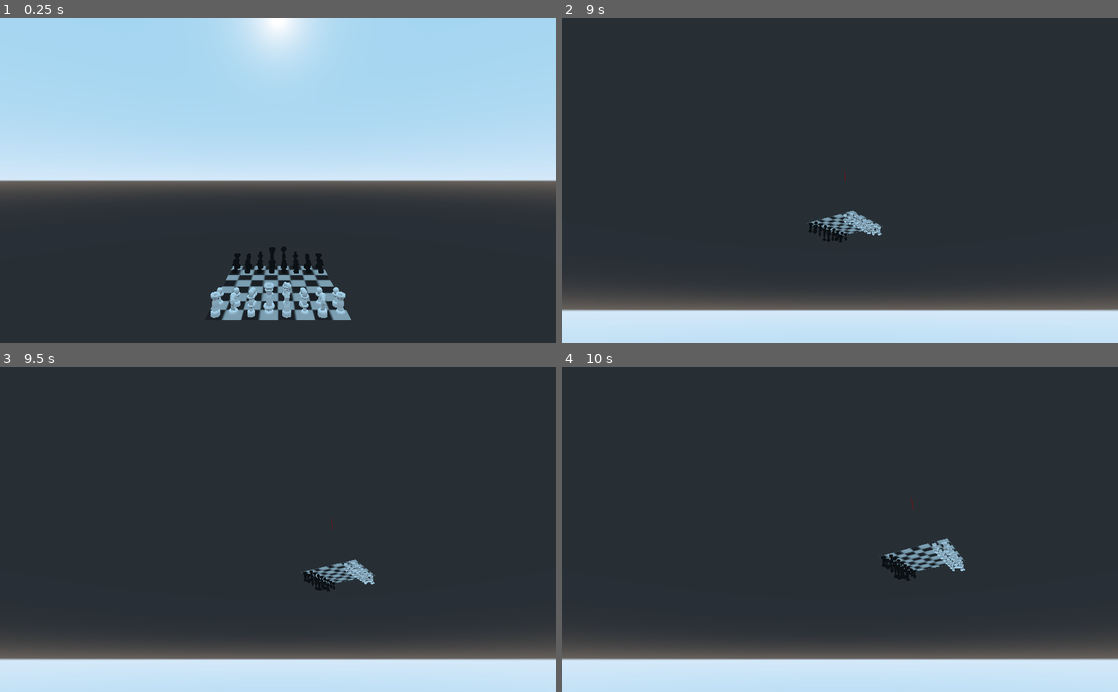
Above: before the commit, frames 1-4 (two rows, left to right).
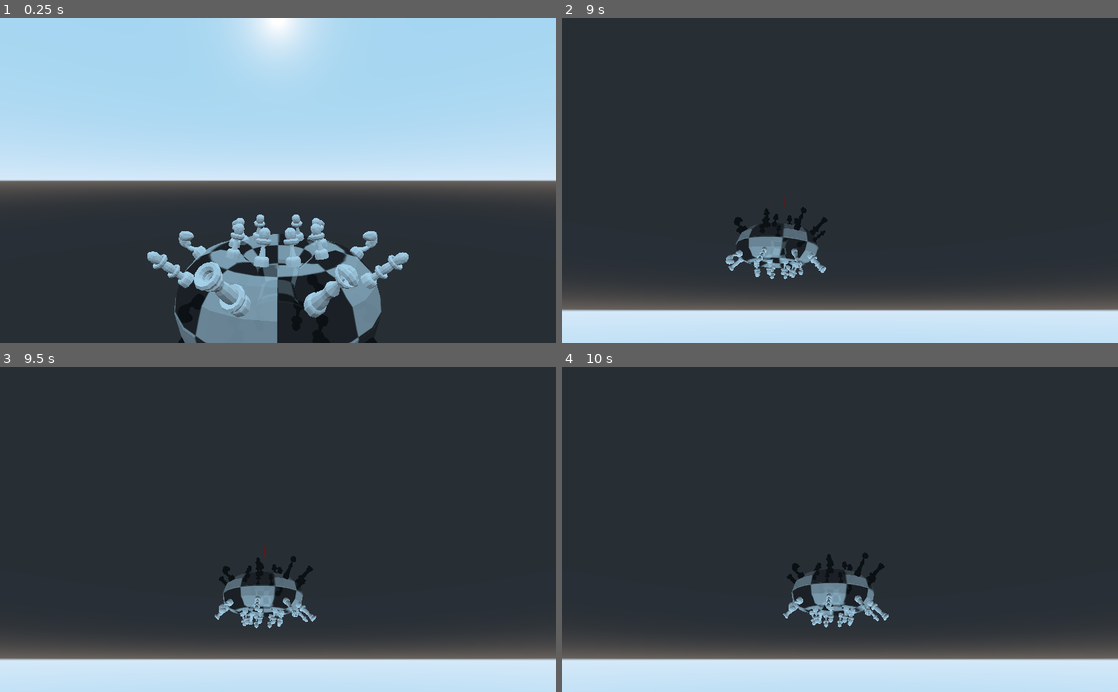
Above: after the commit, the same moments.

Repository: Roboticy3/Mess
Game: Godot game, scene res://chess.tscn
Same seed, same stepped clock (60 frames per second), same inputs: the game is played once before the commit and once after it.
Inputs (mouse positions are in pixels of both pictures, inside the frame that each line leads up to):
- Up to frame 1 (0.25 s): no input
- Up to frame 2 (9 s): tap Enter at 0.5, 2.75, 4.25 s; move the mouse to (962, 164) at 0.52 s; hold D (mv_right) 0.53-1.28 s; hold Right mouse button (ck_1) 0.53-1.28 s; tap Ctrl (ctrl, bound only after the commit) at 0.8, 1.35, 6.8, 7.35, 8.3, 8.85 s; move the mouse to (728, 196) at 1.27 s; hold S (mv_back) 1.28-2.03 s; right-click (728, 196) at 1.55 s; tap Space (mv_up) at 2, 3.5, 5 s; move the mouse to (895, 109) at 2.02 s; hold D (mv_right) 2.03-2.78 s; hold Ctrl (ctrl, bound only after the commit) 2.03-2.78 s; click (895, 109) at 2.1 s; move the mouse to (812, 245) at 2.77 s; hold W (mv_forward) 2.78-3.53 s; right-click (812, 245) at 2.85 s; move the mouse to (1006, 229) at 3.52 s; hold Ctrl (ctrl, bound only after the commit) 3.53-4.28 s; hold A (mv_left) 3.53-5.03 s; move the mouse to (673, 131) at 4.27 s; right-click (673, 131) at 4.35 s; move the mouse to (867, 180) at 5.02 s; hold S (mv_back) 5.03-5.78 s; hold Ctrl (ctrl, bound only after the commit) 5.03-5.78 s; move the mouse to (756, 99) at 5.77 s; hold D (mv_right) 5.78-6.53 s; click (756, 99) at 5.85 s; right-click (756, 99) at 6.05 s; move the mouse to (962, 164) at 6.52 s; hold W (mv_forward) 6.53-7.28 s; hold Right mouse button (ck_1) 6.53-7.28 s; move the mouse to (728, 196) at 7.27 s; hold D (mv_right) 7.28-8.03 s; right-click (728, 196) at 7.55 s; move the mouse to (895, 109) at 8.02 s; hold S (mv_back) 8.03-8.78 s; hold Right mouse button (ck_1) 8.03-8.78 s; move the mouse to (812, 245) at 8.77 s; hold A (mv_left) from 8.78 s (still down)
- Up to frame 3 (9.5 s): keep holding A (mv_left); right-click (250, 594) at 9.05 s
- Up to frame 4 (10 s): move the mouse to (1006, 578) at 9.52 s; release A (mv_left) at 9.53 s; hold W (mv_forward) from 9.53 s (still down); hold Ctrl (ctrl, bound only after the commit) from 9.53 s (still down); click (1006, 578) at 9.6 s

The runs differ from the first frame. In frame 1, 8.8% of the frame differs, in the area x 26-74%, y 60-100%; in frame 2, 2.2%; in frame 3, 2.2%; in frame 4, 2.6%.

Commit message:
Added controller support
The issue with science is that it only ever asks how, never why

Diff:
--- a/Objects/Player/Player.gd
+++ b/Objects/Player/Player.gd
@@ -21,7 +21,7 @@
 
 #Viewport the Player can use to sample uv coordinates from the board
 export (NodePath) var viewport_path:NodePath
-var uv_query:UvQuerier
+var uv_query:Node
 
 #debug cube is an object than can be moved around to visualize test features
 var debug_cube:CSGBox
@@ -43,7 +43,7 @@
 
 #dead zone on the controller axes
 #index 0 for left stick and 1 for right
-export (PoolRealArray) var dead_zone = [0.1, 0.1]
+export (PoolRealArray) var dead_zone = [0.05, 0.05]
 #controller look sensitivity
 export (int) var stick_sens = 500
 
@@ -57,7 +57,7 @@
 func _ready():
 	#use NodePaths to find nodes
 	camera = get_node(camera_path)
-	uv_query = get_node(viewport_path) as UvQuerier
+	uv_query = get_node(viewport_path)
 
 func set_mesh(var mesh:Mesh) -> void:
 	uv_query.set_mesh(mesh)
@@ -80,21 +80,37 @@
 #handle button inputs each frame
 func _process(delta):
 	#movement buttons sum to velocities along either axis
-	var z:float = Input.get_action_raw_strength("mv_back") - Input.get_action_raw_strength("mv_forward")
-	var x:float = Input.get_action_raw_strength("mv_right") - Input.get_action_raw_strength("mv_left")
-	var y:float = Input.get_action_raw_strength("mv_up") - Input.get_action_raw_strength("mv_down")
+	var xz:Vector2 = Input.get_vector("mv_left", "mv_right", "mv_forward", "mv_back")
+	var y:float = Input.get_axis("mv_down","mv_up")
 	#transform x and z movement to match rotation
-	var h:Vector3 = (x * transform.basis.x + z * transform.basis.z) * Vector3(1, 0, 1)
-	print(h)
+	var bx:Vector3 = transform.basis.x * Vector3(1, 0, 1)
+	var bz:Vector3 = transform.basis.z * Vector3(1, 0, 1)
+	var h:Vector3 = (xz.x * bx.normalized() + xz.y * bz.normalized())
 	var v:Vector3 = Vector3(0, y, 0) + h
 	if v.length() < dead_zone[0]: v = Vector3.ZERO
-	else: v *= speed
+	else: v *= speed / (1 + 4 * Input.get_action_raw_strength("ctrl"))
 	target_motion["v"] = v
 
 	#clicking on pieces
 	var click:bool = Input.is_action_just_pressed("ck_0")
 	if click:
-		request_square(get_viewport().get_mouse_position())
+		request_square(uv_query.get_mouse_position())
+
+	#controller look
+	var azimuth:float = Input.get_axis("lk_left","lk_right")
+	var zenith:float = Input.get_axis("lk_up","lk_down")
+	var r:Vector2 = Vector2(azimuth, zenith)
+	if r.length() < dead_zone[1]: r = Vector2.ZERO
+	else:
+		#use r to move the mouse within the screen to select a piece
+		var mpos:Vector2 = uv_query.get_mouse_position()
+		var ck1:float = Input.get_action_raw_strength("ck_1")
+		if ck1 == 0: uv_query.warp_mouse(mpos + r / uv_query.size * stick_sens * 50)
+
+		#if r is not going to be zero, multiply r by the stick sensitivity and the state of the look button (0 or 1)
+		#this makes r not zero if and only if both the right stick is moving and the look button is being held
+		r *= ck1 * stick_sens
+	target_motion["r"] = r
 
 #apply acceleration so momentum approaches target_motion
 func accelerate(var delta:float):
--- a/chess.tscn
+++ b/chess.tscn
@@ -70,7 +70,7 @@
 
 [node name="Board" type="StaticBody" parent="."]
 script = ExtResource( 3 )
-path = "Instructions/default"
+path = "Instructions/torus"
 board_shape_path = NodePath("Board Shape")
 board_collider_path = NodePath("Board Collision")
 
--- a/project.godot
+++ b/project.godot
@@ -193,13 +193,19 @@
 mv_up={
 "deadzone": 0.5,
 "events": [ Object(InputEventKey,"resource_local_to_scene":false,"resource_name":"","device":0,"alt":false,"shift":false,"control":false,"meta":false,"command":false,"pressed":false,"scancode":32,"physical_scancode":0,"unicode":0,"echo":false,"script":null)
+, Object(InputEventJoypadMotion,"resource_local_to_scene":false,"resource_name":"","device":0,"axis":6,"axis_value":1.0,"script":null)
+ ]
+}
+mv_down={
+"deadzone": 0.5,
+"events": [ Object(InputEventKey,"resource_local_to_scene":false,"resource_name":"","device":0,"alt":false,"shift":false,"control":false,"meta":false,"command":false,"pressed":false,"scancode":16777237,"physical_scancode":0,"unicode":0,"echo":false,"script":null)
+, Object(InputEventJoypadMotion,"resource_local_to_scene":false,"resource_name":"","device":0,"axis":7,"axis_value":1.0,"script":null)
+ ]
+}
+ctrl={
+"deadzone": 0.5,
+"events": [ Object(InputEventKey,"resource_local_to_scene":false,"resource_name":"","device":0,"alt":false,"shift":false,"control":false,"meta":false,"command":false,"pressed":false,"scancode":16777238,"physical_scancode":0,"unicode":0,"echo":false,"script":null)
 , Object(InputEventJoypadButton,"resource_local_to_scene":false,"resource_name":"","device":0,"button_index":0,"pressure":0.0,"pressed":false,"script":null)
- ]
-}
-mv_down={
-"deadzone": 0.5,
-"events": [ Object(InputEventKey,"resource_local_to_scene":false,"resource_name":"","device":0,"alt":false,"shift":false,"control":false,"meta":false,"command":false,"pressed":false,"scancode":16777237,"physical_scancode":0,"unicode":0,"echo":false,"script":null)
-, Object(InputEventJoypadButton,"resource_local_to_scene":false,"resource_name":"","device":0,"button_index":1,"pressure":0.0,"pressed":false,"script":null)
  ]
 }
 
